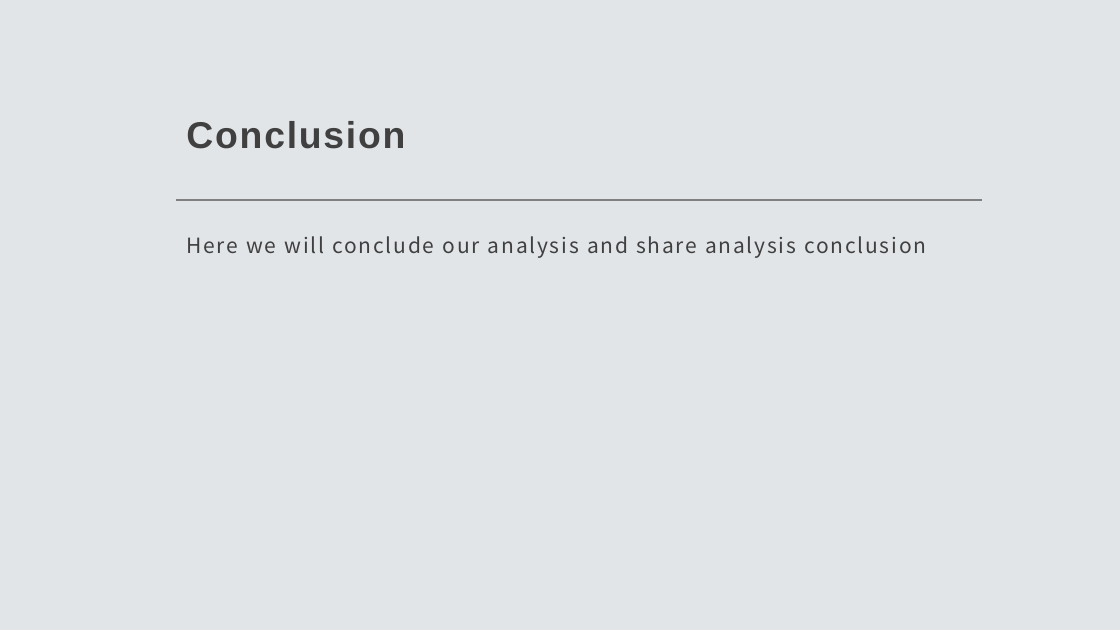
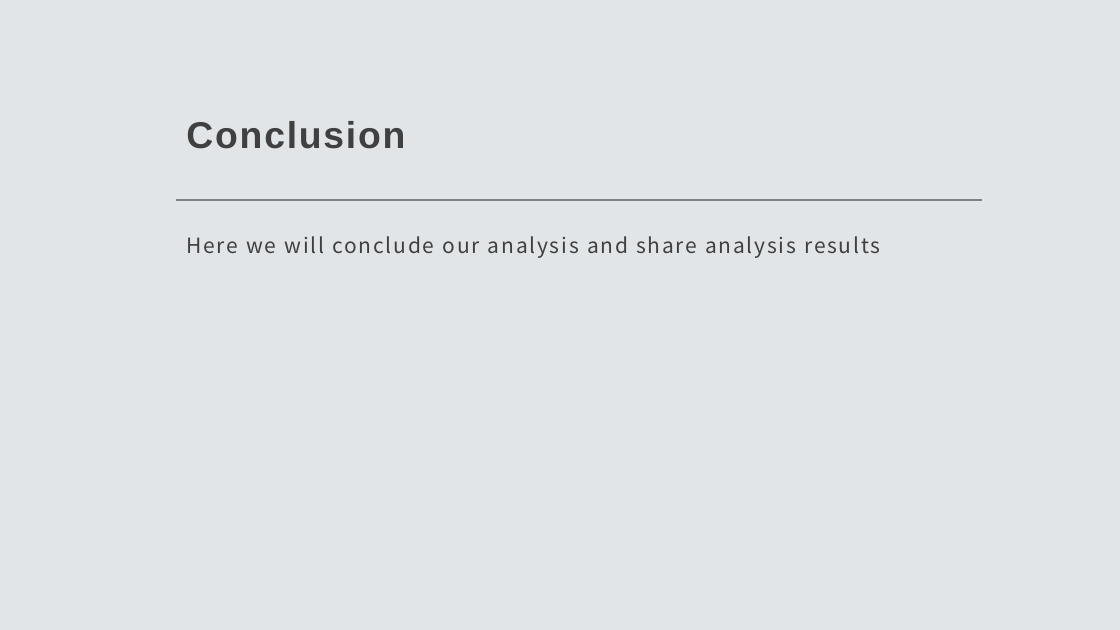
Before and after one commit to vinaya-kusuma/Project1, a slide deck: slide 14 of Project1.pptx. Drawn at 1120x630 pixels with LibreOffice and Linux fonts; fonts in the diff are those of the drawing. Boxes give left, top, right and bottom in pixels: in the first picture for what was removed or moved away, otherwise in the second. Text is boxed around its words. In the diff, an @@ line names an element or a change of style, - is before the commit and + after.

```diff
--- a/Project1.pptx
+++ b/Project1.pptx
@@ text at (186, 236, 880, 258): text changed @@
-Here we will conclude our analysis and share analysis conclusion
+Here we will conclude our analysis and share analysis results
```
Also in this commit, not shown: 1 other slide changed.
